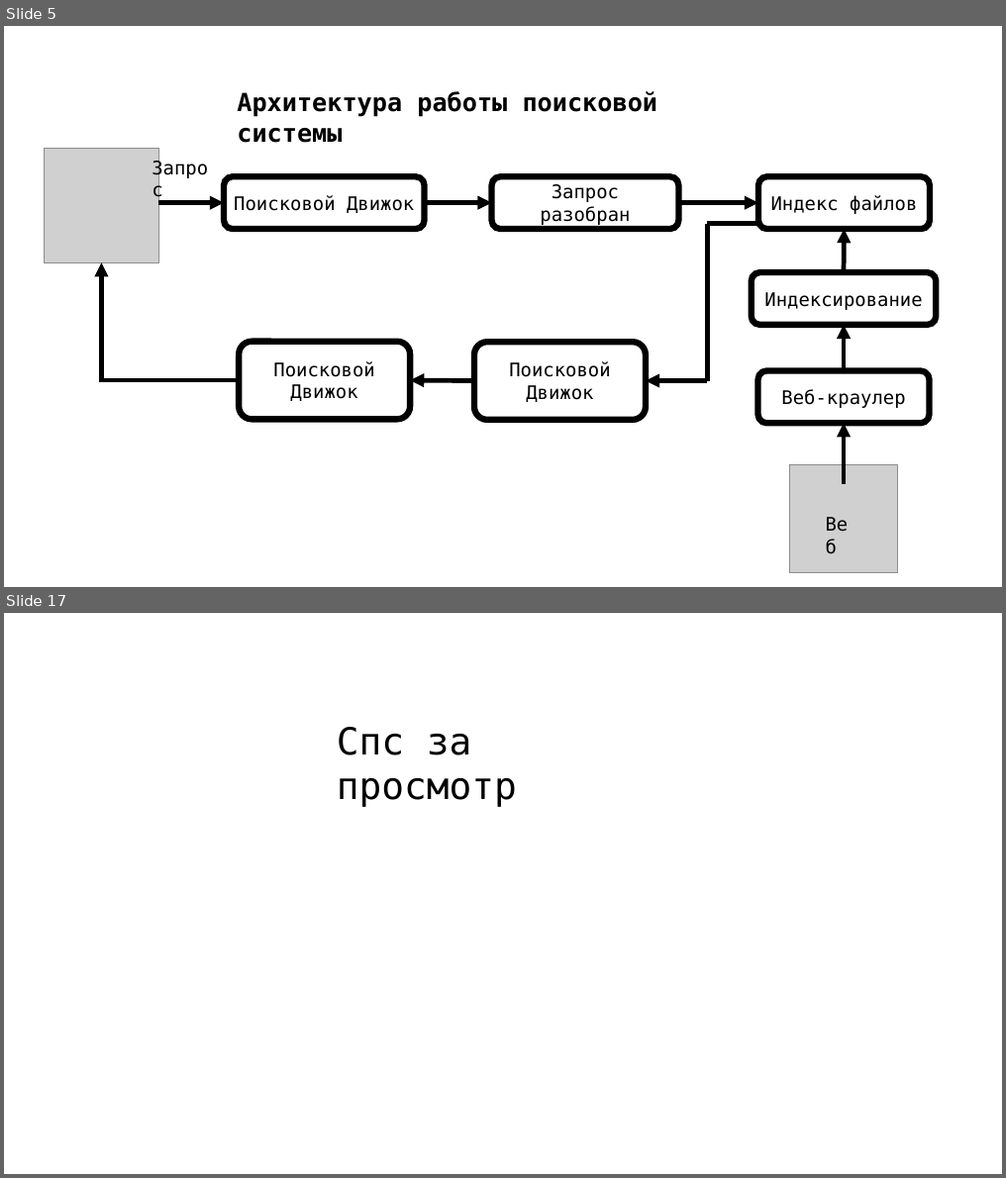
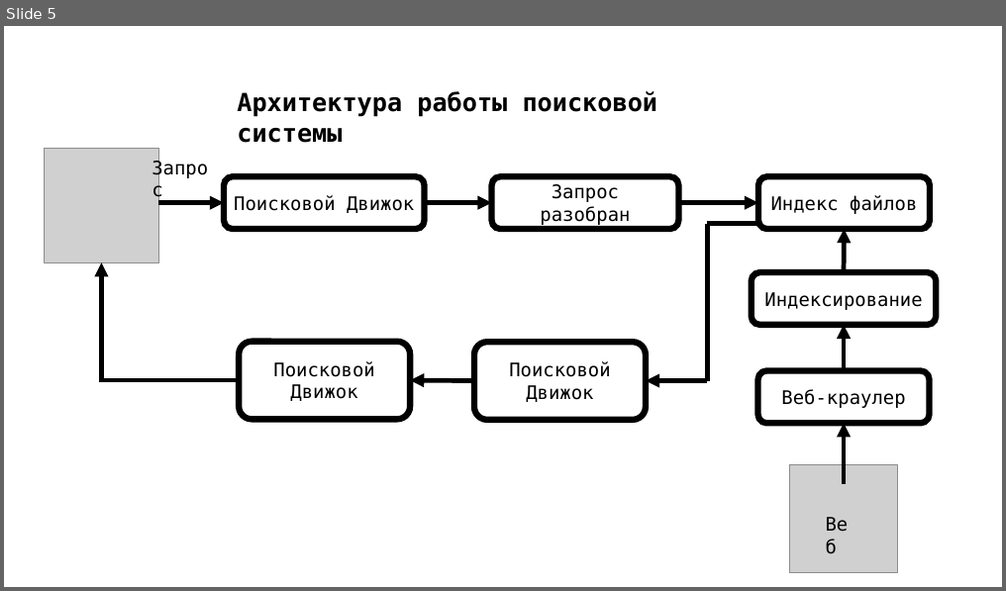
Before and after one commit to 0xK3rn0de/kursach_search, a slide deck: преза.pptx. Shown one above the other, each under a label of ours: slides 5 and 17 before the commit, slide 5 after it; the slides between them are not shown. The pictures are 1006x1178 and 1006x591 pixels, drawn with LibreOffice and Linux fonts; fonts in the diff are those of the drawing; grey boxes stand for pictures. Boxes give left, top, right and bottom in pixels: in the first picture for what was removed or moved away, otherwise in the second. Text is boxed around its words. In the diff, an @@ line names an element or a change of style, - is before the commit and + after.

```diff
--- a/преза.pptx
+++ b/преза.pptx
@@ slide 17 removed at box(4, 613, 1002, 1174), background #FFFFFF @@
@@ text removed at box(337, 727, 517, 807) @@
-Спс за просмотр
```
Also in this commit, not shown: 2 slides changed, 7 slides added, 10 other slides removed, 15 other files.
